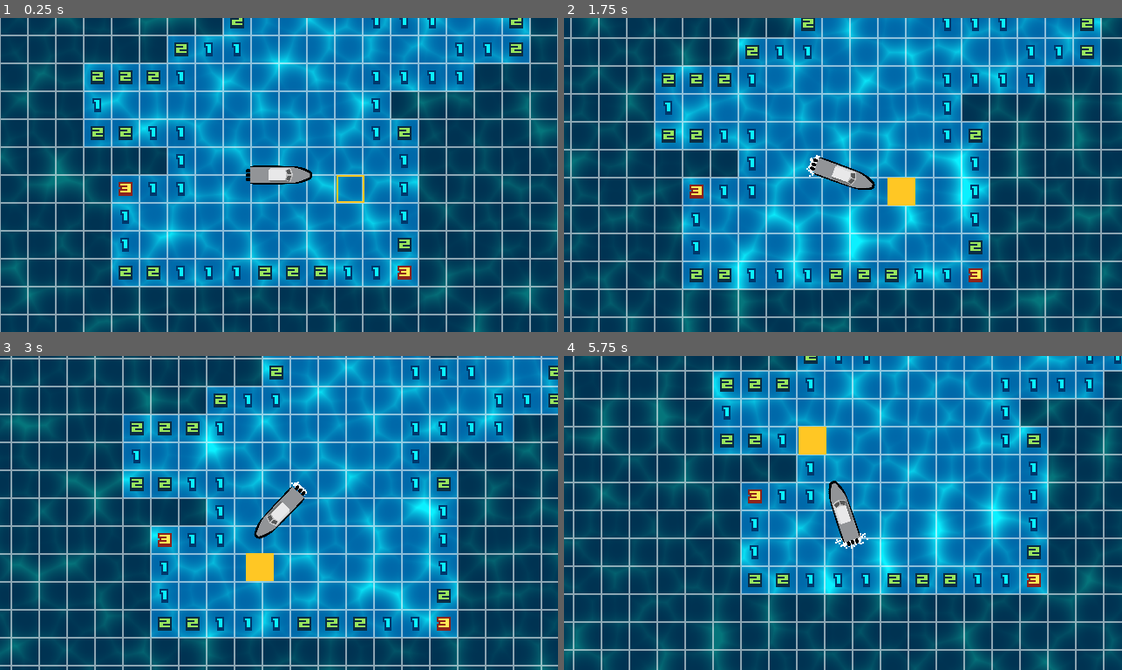
Above: before the commit, frames 1-4 (two rows, left to right).
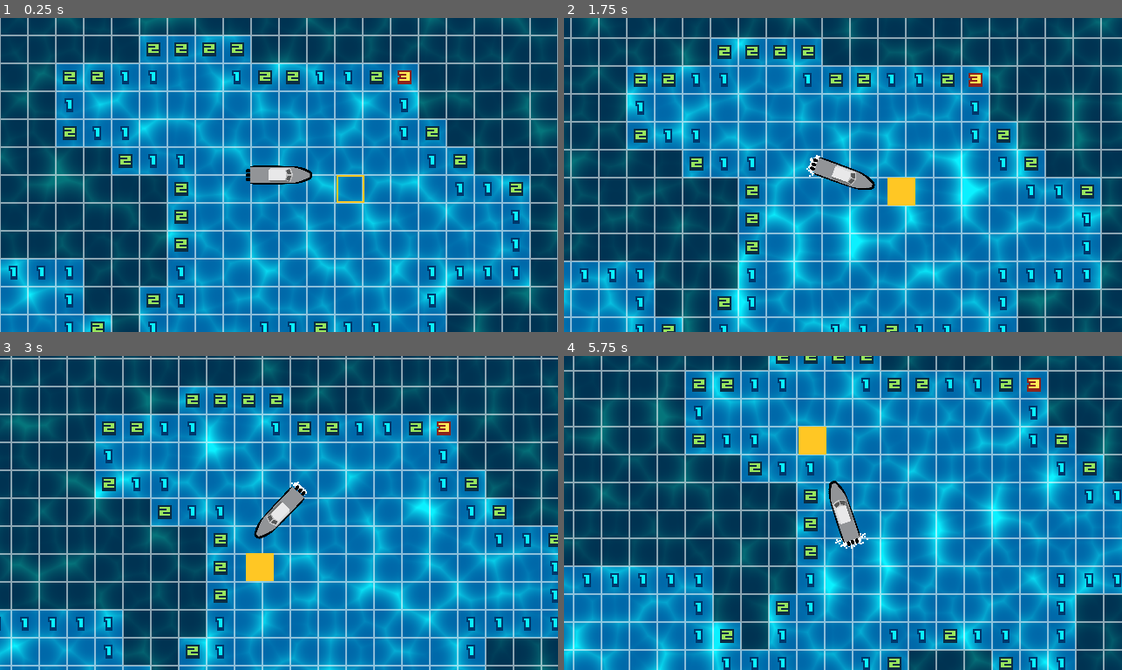
Above: after the commit, the same moments.

Repository: maadalchemist/MinesweeperRPG
Game: Godot game, scene res://World.tscn
Two runs of this game, one before a commit and one after it. Both use one fixed random seed, a clock stepped at 60 frames per second and the inputs below.
Inputs:
- Up to frame 1 (0.25 s): no input
- Up to frame 2 (1.75 s): hold Right (ui_right) 0.53-1.28 s; tap Z (reveal) at 0.6, 1.35 s; hold Down (ui_down) from 1.28 s (still down)
- Up to frame 3 (3 s): release Down (ui_down) at 2.03 s; hold Right (ui_right) 2.03-2.78 s; tap Z (reveal) at 2.1, 2.85 s; hold Up (ui_up) from 2.78 s (still down)
- Up to frame 4 (5.75 s): release Up (ui_up) at 3.53 s; hold Left (ui_left) 3.53-5.03 s; tap Z (reveal) at 3.6, 4.35, 5.1 s; hold Down (ui_down) from 5.03 s (still down)

The runs differ from the first frame. In frame 1, 37% of the frame differs, in the area x 0-95%, y 0-100%; in frame 2, 37%; in frame 3, 36%; in frame 4, 39%, in the area x 0-100%, y 0-100%.

Commit message:
thing

Diff:
--- a/src/World.gd
+++ b/src/World.gd
@@ -3,6 +3,7 @@
 
 export var mine_threshold = -0.20
 export var debug_print_minefield = false
+export var stable_seed = false
 
 enum {
 	SAFE,
@@ -46,12 +47,15 @@
 onready var cam2D = $Camera2D
 onready var water = $Water
 onready var target = $target
+onready var sfx_splash1 = $audio/splash1
+onready var sfx_splash2 = $audio/splash2
 
 
 func _ready():
-	randomize()
+	if not stable_seed:
+		randomize()
 	noise = OpenSimplexNoise.new()
-#	noise.seed = randi()
+	noise.seed = randi()
 	noise.octaves = 100
 	noise.period = 1.0
 	noise.persistence = 0.8
@@ -75,6 +79,7 @@
 
 	old_cam_pos = cam_pos
 	old_cam_chunk_pos = cam_chunk_pos
+
 
 func _process(delta):
 	cam_pos = cam2D.get_camera_position()
@@ -101,7 +106,11 @@
 	old_cam_chunk_pos = cam_chunk_pos\
 
 	if Input.is_action_just_pressed("reveal"):
-		reveal_tile(target.getTile())
+		if reveal_tile(target.getTile()) != MINE:
+			if randi() % 2 < 1:
+				sfx_splash1.play()
+			else:
+				sfx_splash2.play()
 
 	# debug commands
 	if Input.get_action_strength("debug_reveal_all"):
@@ -123,6 +132,7 @@
 	if minefield_chunks[chunk] == YELLOW:
 		generate_chunk_yellow(chunk)
 
+
 # first chunk generation step - does not check for proper edge tile states
 func generate_chunk_red(chunk):
 	if not chunk in minefield_chunks:
@@ -141,6 +151,7 @@
 			fog_of_war.set_cell(pos.x, pos.y, 0, false, false, false, Vector2(1,0))
 
 	minefield_chunks[chunk] = YELLOW
+
 
 #second chunk generation step - generates edge chunks
 func generate_chunk_yellow(chunk):
@@ -161,6 +172,7 @@
 
 	minefield_chunks[chunk] = GREEN
 
+
 func reveal_tile(pos):
 	if not pos in visible_field:
 		visible_field[pos] = HIDDEN
@@ -193,14 +205,18 @@
 	fog_of_war.set_cell(pos.x, pos.y, 0, false, false, false, Vector2(0,0))
 
 	visible_field[pos] == REVEALED
+	return count
+
 
 func explode():
 	pass
+
 
 func tile_at(pos):
 	if not pos in minefield:
 		generate_chunk(pos/16)
 	return minefield[pos]
+
 
 func debug_reveal_all():
 	cam2D.zoom = Vector2(4,4)
--- a/src/World.tscn
+++ b/src/World.tscn
@@ -8,6 +8,16 @@
 [ext_resource path="res://effects/grid/Grid.tscn" type="PackedScene" id=6]
 [ext_resource path="res://tilesets/fog_of_war/FogOfWar.tscn" type="PackedScene" id=7]
 [ext_resource path="res://target_guide.gd" type="Script" id=8]
+[ext_resource path="res://effects/splash1.wav" type="AudioStream" id=9]
+[ext_resource path="res://effects/splash2.wav" type="AudioStream" id=10]
+
+[sub_resource type="AudioStreamRandomPitch" id=1]
+audio_stream = ExtResource( 9 )
+random_pitch = 2.0
+
+[sub_resource type="AudioStreamRandomPitch" id=2]
+audio_stream = ExtResource( 10 )
+random_pitch = 2.0
 
 [node name="World" type="Node2D"]
 position = Vector2( -1, 0 )
@@ -48,4 +58,12 @@
 
 [node name="target" parent="." instance=ExtResource( 4 )]
 position = Vector2( 36, 0 )
+
+[node name="audio" type="Node" parent="."]
+
+[node name="splash1" type="AudioStreamPlayer2D" parent="audio"]
+stream = SubResource( 1 )
+
+[node name="splash2" type="AudioStreamPlayer2D" parent="audio"]
+stream = SubResource( 2 )
 [connection signal="item_rect_changed" from="Camera2D" to="Water" method="move"]
--- a/src/ship/Ship.tscn
+++ b/src/ship/Ship.tscn
@@ -31,7 +31,8 @@
 
 [node name="engine_sound" type="AudioStreamPlayer" parent="."]
 stream = ExtResource( 3 )
+volume_db = -10.0
 autoplay = true
 [connection signal="splash_count" from="." to="engine_splash" method="_on_Ship_splash_count"]
+[connection signal="splash_count" from="." to="engine_splash3" method="_on_Ship_splash_count"]
 [connection signal="splash_count" from="." to="engine_splash2" method="_on_Ship_splash_count"]
-[connection signal="splash_count" from="." to="engine_splash3" method="_on_Ship_splash_count"]
Not shown: 1 places in src/World.tscn that only renumber resources
Not shown, added: src/effects/splash1.wav.import
Not shown, added: src/effects/splash2.wav.import
Not shown, added: src/effects/splash1.wav
Not shown, added: src/effects/splash2.wav
